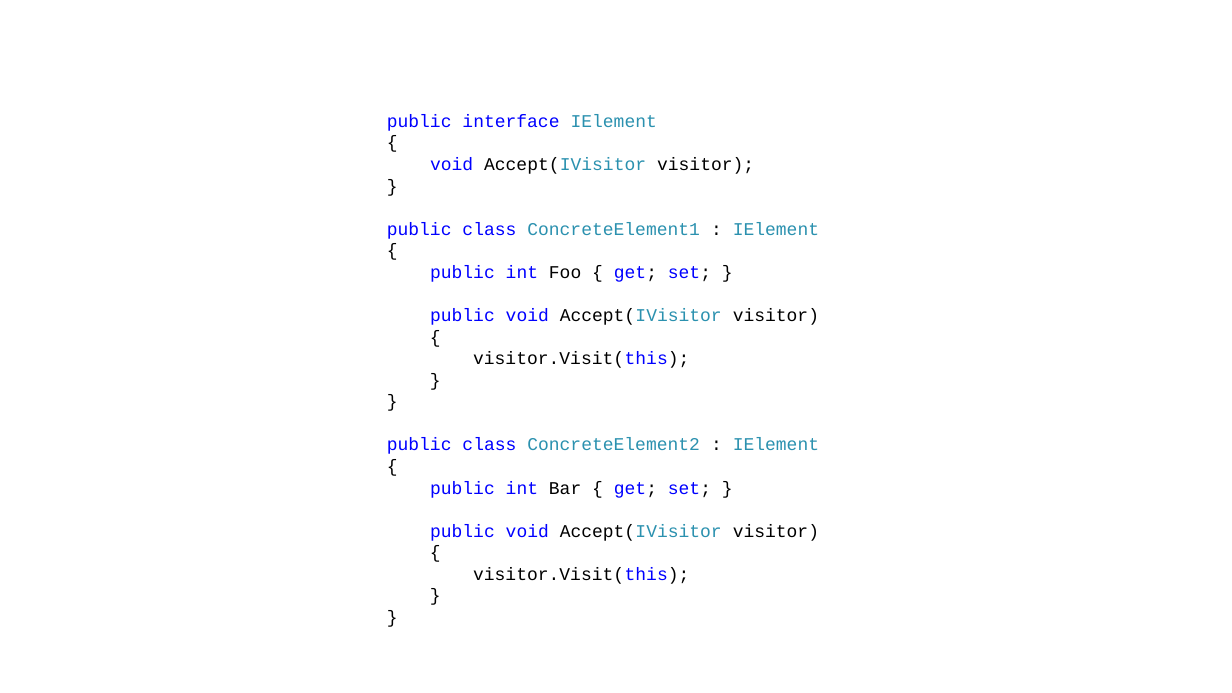
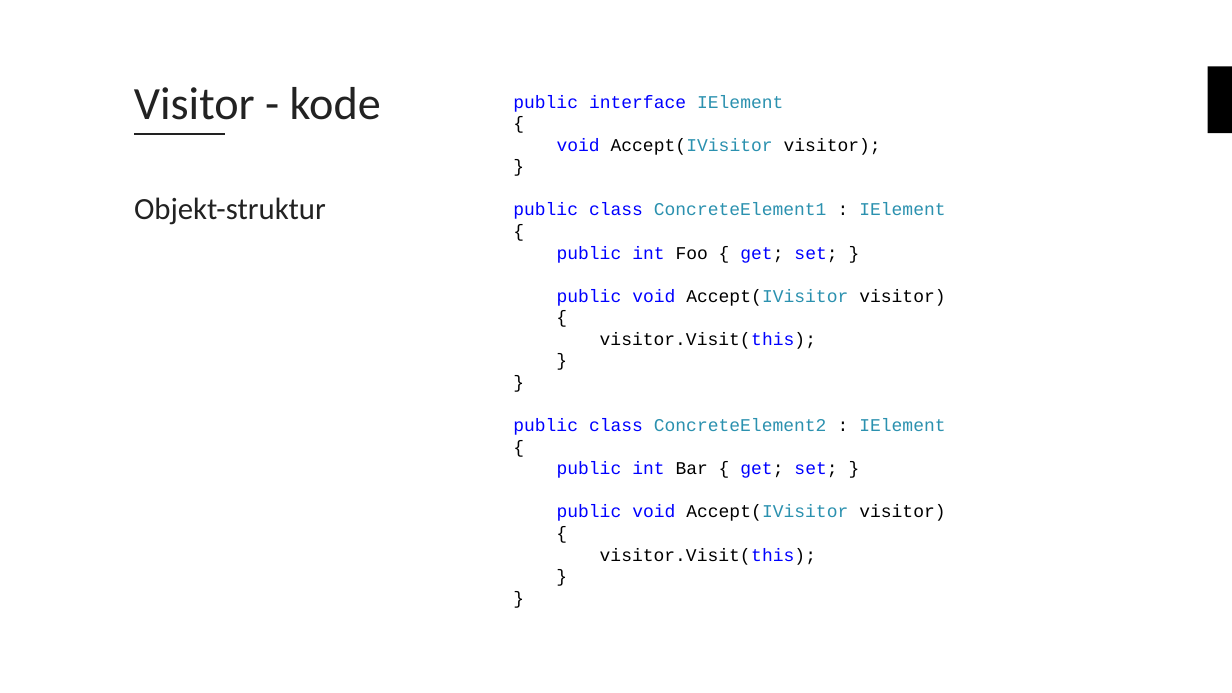
Before and after one commit to bouvet/VisitorAndStrategyPattern, a slide deck: slide 4 of Presentasjon.pptx. Drawn at 1232x693 pixels with LibreOffice and Linux fonts; fonts in the diff are those of the drawing; background and template pictures are left out. Boxes give left, top, right and bottom in pixels: in the first picture for what was removed or moved away, otherwise in the second. Text is boxed around its words. In the diff, an @@ line names an element or a change of style, - is before the commit and + after.

```diff
--- a/Presentasjon.pptx
+++ b/Presentasjon.pptx
@@ title added at bbox=[134, 87, 381, 120], 36 pt, text #222222 @@
+Visitor - kode
@@ text "public interface IElement": place and size @@
-text "public interface IElement" at bbox=[387, 114, 819, 584]
+text "public interface IElement" at bbox=[513, 95, 945, 565]
@@ rectangle added at bbox=[1208, 67, 1232, 133], fill #000000 @@
@@ line added from (134, 134) to (226, 134), #222222 2 pt @@
@@ text added at bbox=[134, 197, 326, 225], 24 pt, text #222222 @@
+Objekt-struktur
```
Also in this commit, not shown: 5 other slides changed, 1 slide added, 1 slide removed.
